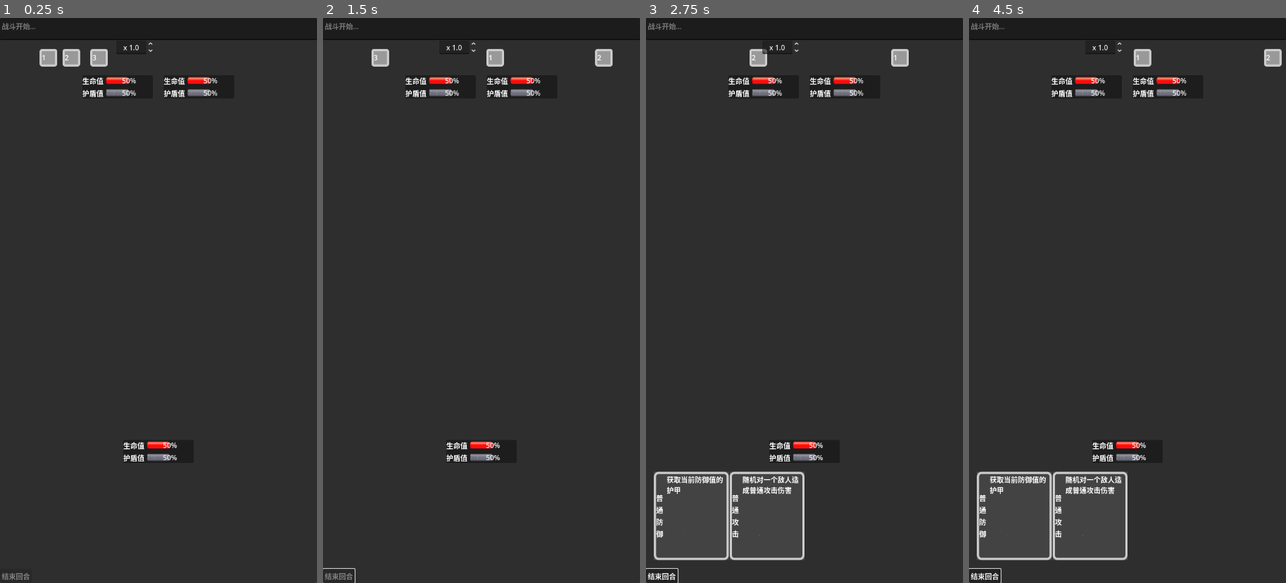
Above: before the commit, frames 1-4 (left to right).
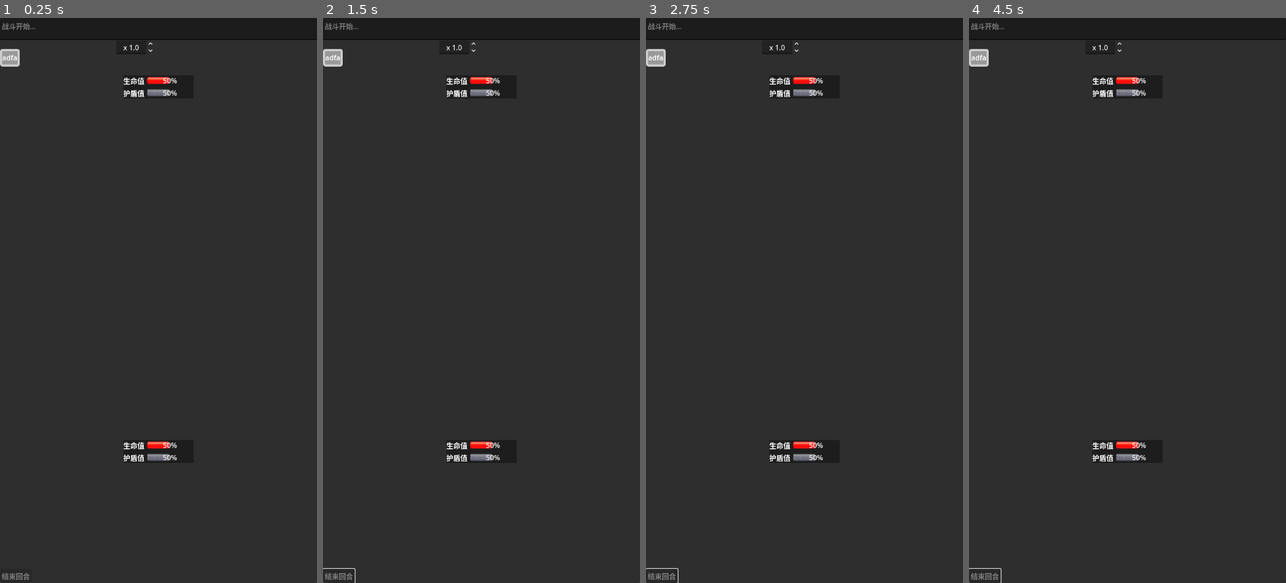
Above: after the commit, the same moments.

Repository: seven-it-work/xiu-xian
Game: Godot game, scene res://Main.tscn
The game is run twice, just before and just after one commit, with the same random seed, the same clock (stepped at 60 frames per second) and the same inputs.
Inputs (mouse positions are in pixels of both pictures, inside the frame that each line leads up to):
- Up to frame 1 (0.25 s): no input
- Up to frame 2 (1.5 s): move the mouse to (551, 272) at 0.52 s; click (551, 272) at 0.67 s; click (338, 577) at 1.25 s, where only the run before the commit has a clickable "结束回合"
- Up to frame 3 (2.75 s): move the mouse to (741, 328) at 2.02 s; click (741, 328) at 2.17 s
- Up to frame 4 (4.5 s): click (984, 577) at 2.75 s, where only the run before the commit has a clickable "结束回合"; move the mouse to (1159, 176) at 3.52 s; click (1159, 176) at 3.67 s; move the mouse to (1111, 413) at 4.27 s; click (1111, 413) at 4.42 s

The runs differ from the first frame. In frame 1, 1.6% of the frame differs, in the area x 0-69%, y 5-14%; in frame 2, 1.6%; in frame 3, 3.2%, in the area x 0-83%, y 5-100%; in frame 4, 3.2%.
Error before the commit: Error calling GDScript utility function "dict_to_inst()": Invalid instance dictionary format (can't load script at @path). (res://utils/JsonUtils.gd:24)

Commit message:
待继续研究json 的转文件的uid问题

Diff:
--- a/Main.gd
+++ b/Main.gd
@@ -1,13 +1,23 @@
 extends Control
 
 func _ready() -> void:
-	var p=People.build({lv=10,hp=10})
-	p.name_str="1"
-	p.uid="1"
-	var p1=People.build({lv=10,hp=10})
-	p1.name_str="2"
-	p1.uid="2"
-	$ScrollContainer/FightUi.init([p,p1])
+	JsonUtils.json_2_obj(JSON.parse_string(FileAccess.get_file_as_string("res://objs/Skill/baseAttack.json")))
+
+#	uid://c22vnda7wgb3u
+	var f=FileAccess.open("res://Main.gd",FileAccess.READ)
+	var id=ResourceLoader.get_resource_uid("res://Main.gd")
+	print(id)
+	print(ResourceUID.id_to_text(id))
+
+
+
+	#var p=People.build({lv=10,hp=10})
+	#p.name_str="1"
+	#p.uid="1"
+	#var p1=People.build({lv=10,hp=10})
+	#p1.name_str="2"
+	#p1.uid="2"
+	#$ScrollContainer/FightUi.init([p,p1])
 	pass
 
 func _process(delta: float) -> void:
--- a/objs/Skill/baseAttack.json
+++ b/objs/Skill/baseAttack.json
@@ -5,7 +5,7 @@
 	"desc": "随机对一个敌人造成普通攻击伤害",
 	"skill_type": 1,
 	"select_condition": {
-		"filename": "res://objs/Skill/condition/RandomSelectCondition.gd",
+		"filename": "res://objs/Skill/condition/BaseCondition.gd",
 		"name_str": "随机"
 	},
 	"target_condition": {
--- a/utils/JsonUtils.gd
+++ b/utils/JsonUtils.gd
@@ -20,7 +20,9 @@
 	if json is Dictionary:
 		if json.has("filename") && json["filename"]:
 			var obj
-			if json["filename"].ends_with(".gd"):
+			if json["filename"].begins_with("uid://"):
+				obj=dict_to_inst({"@path":json["filename"]})
+			elif json["filename"].ends_with(".gd"):
 				obj=dict_to_inst({"@path":json["filename"]})
 			else:
 				obj=load(json["filename"]).instantiate()
@@ -67,6 +69,7 @@
 		# 这里去读取obj的get_property_list
 		var re={}
 		var property_list=obj.get_property_list()
+		print(property_list)
 		for i in property_list:
 			if i.hint_string.begins_with("res://"):
 				re["filename"]=i.hint_string
Not shown, added: Main.gd36394739280.tmp
